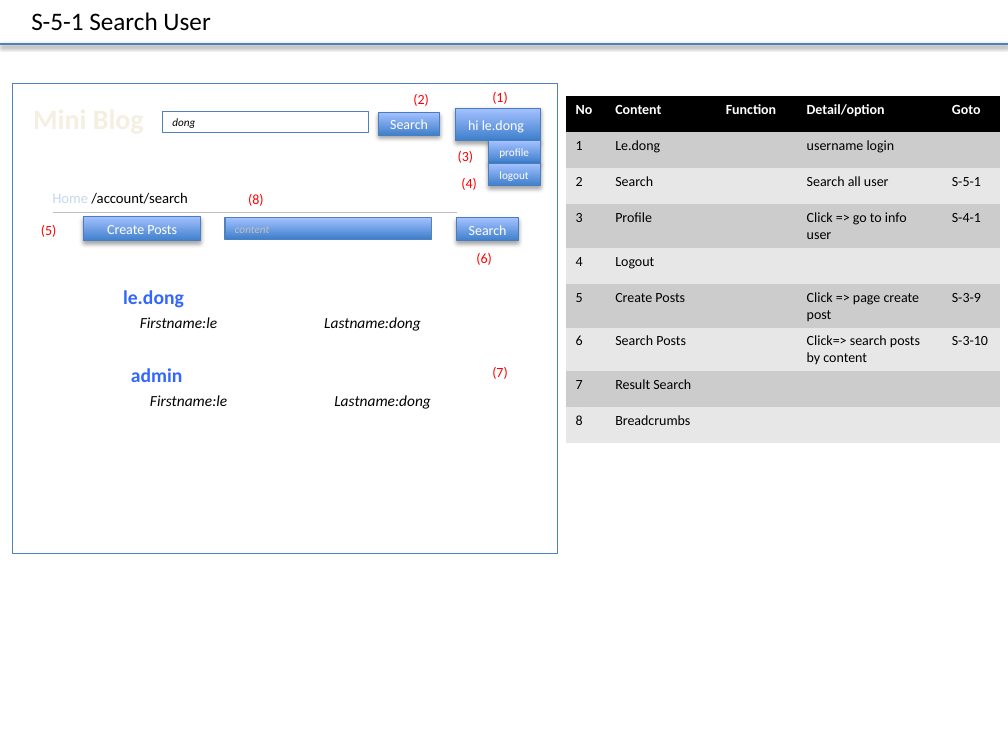
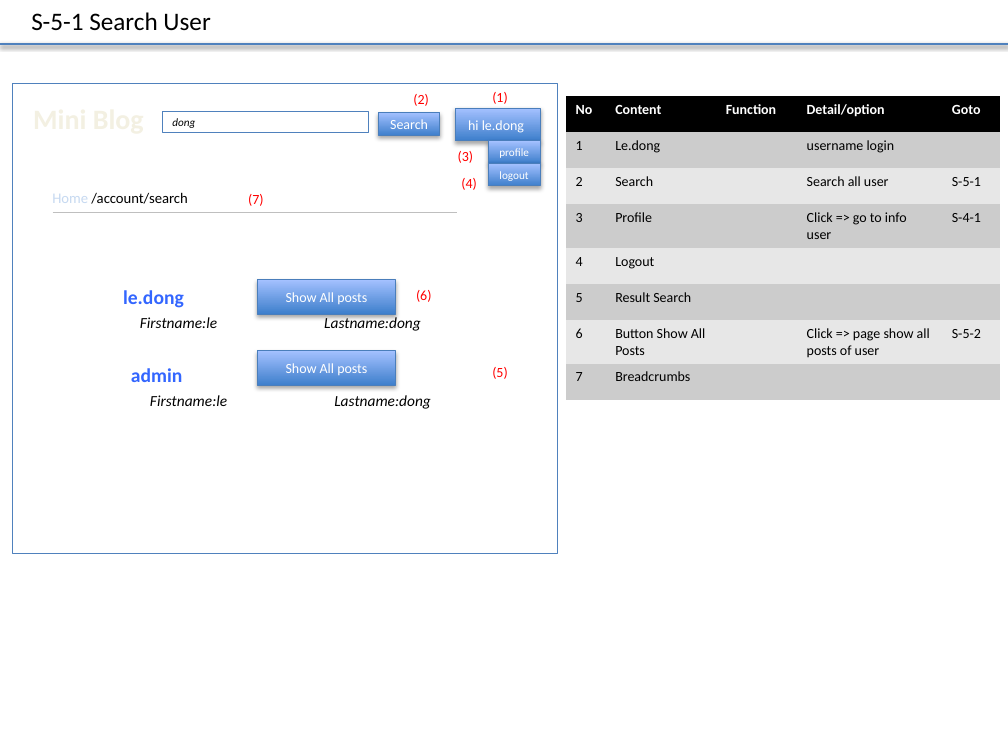
Before and after one commit to Mulodo-Java-Training/miniblog-le.dong, a slide deck: slide 11 of doc/frontend/wireframe/TRN-MiniBlog_WireframeDesign_DongLe.pptx. Drawn at 1008x756 pixels with LibreOffice and Linux fonts; fonts in the diff are those of the drawing. Boxes give left, top, right and bottom in pixels: in the first picture for what was removed or moved away, otherwise in the second. Text is boxed around its words. In the diff, an @@ line names an element or a change of style, - is before the commit and + after.

```diff
--- a/doc/frontend/wireframe/TRN-MiniBlog_WireframeDesign_DongLe.pptx
+++ b/doc/frontend/wireframe/TRN-MiniBlog_WireframeDesign_DongLe.pptx
@@ table at bbox=[565, 96, 1000, 399] @@
-row 6: 5 | Create Posts |  | Click => page create post | S-3-9
-row 7: 6 | Search Posts |  | Click=> search posts by content | S-3-10
-row 8: 7 | Result Search |  |  | 
-row 9: 8 | Breadcrumbs |  |  | 
+row 6: 5 | Result Search |  |  | 
+row 7: 6 | Button Show All Posts |  | Click => page show all posts of user | S-5-2
+row 8: 7 | Breadcrumbs |  |  | 
@@ text at bbox=[248, 194, 264, 206]: text changed @@
-(8)
+(7)
@@ text removed at bbox=[41, 225, 57, 237] @@
-(5)
@@ rectangle removed at bbox=[84, 217, 201, 241] @@
-Create Posts
@@ rectangle removed at bbox=[225, 218, 431, 239] @@
-content
@@ rectangle removed at bbox=[457, 218, 518, 241] @@
-Search
@@ rectangle added at bbox=[258, 279, 396, 313], fill gradient #3F80CE to #A4C4FF, outline #4B7EBC 0.75 pt, 10 pt, text #FFFFFF @@
+Show All posts
@@ text "(6)": place and size @@
-text "(6)" at bbox=[476, 253, 492, 265]
+text "(6)" at bbox=[416, 290, 432, 302]
@@ rectangle added at bbox=[258, 351, 396, 385], fill gradient #3F80CE to #A4C4FF, outline #4B7EBC 0.75 pt, 10 pt, text #FFFFFF @@
+Show All posts
@@ text at bbox=[492, 367, 508, 379]: text changed @@
-(7)
+(5)
```
Also in this commit, not shown: 6 other slides changed.
